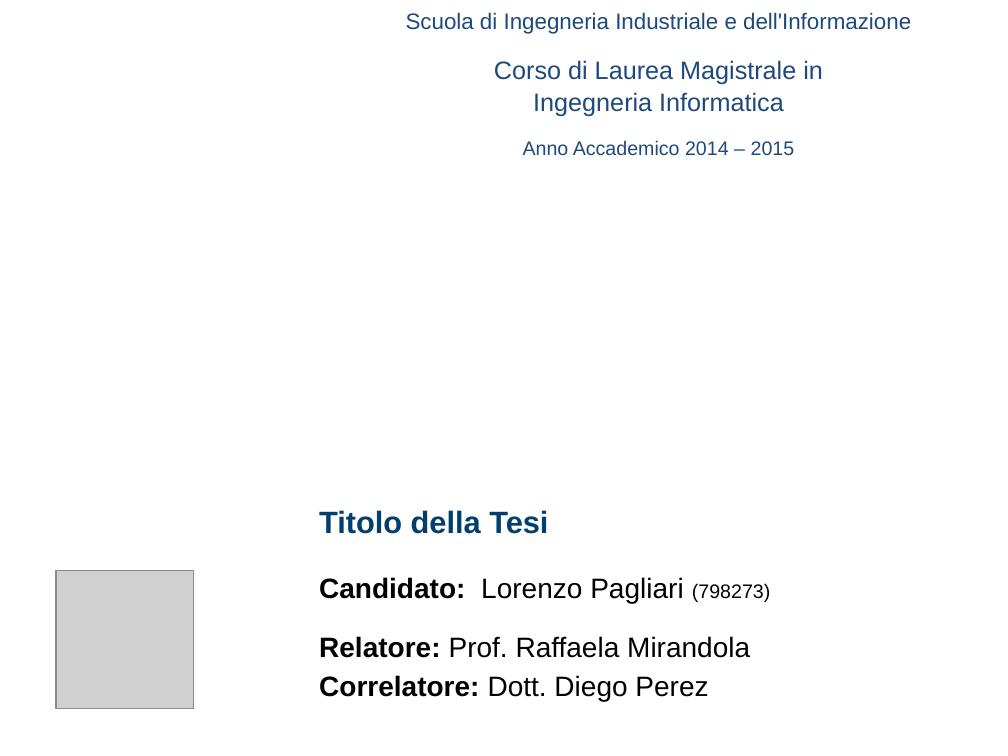
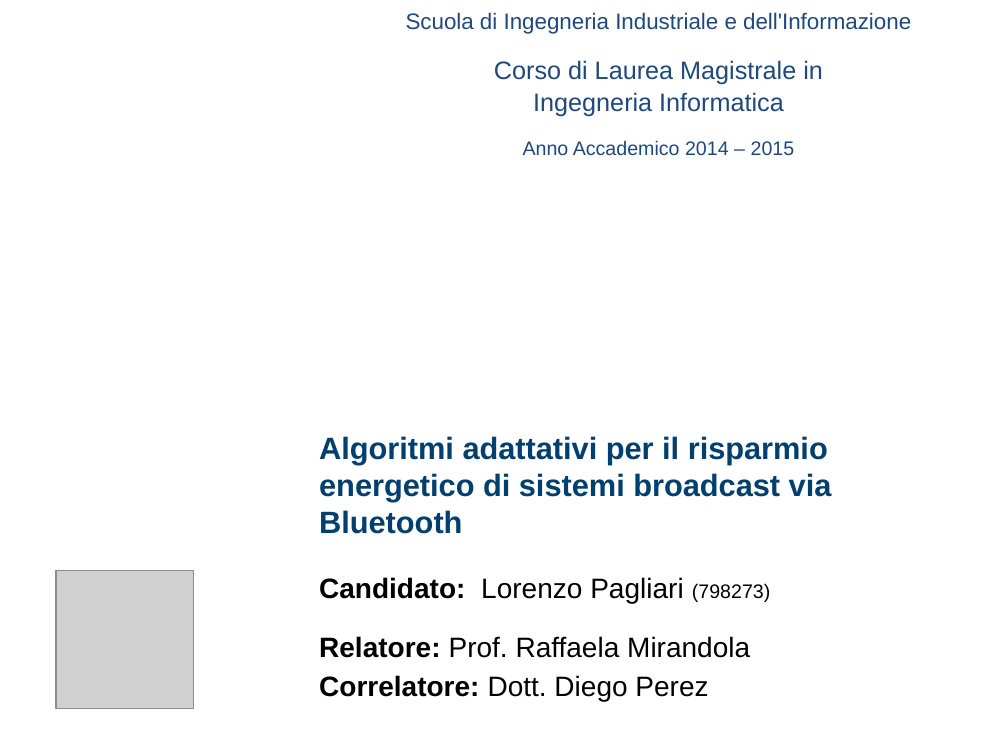
Before and after one commit to lorenzo-pagliari/Tesi, a slide deck: slide 1 of presentazione/Pagliari Lorenzo presentazione.pptx. Drawn at 1008x756 pixels with LibreOffice and Linux fonts; fonts in the diff are those of the drawing; grey boxes stand for pictures; background and template pictures are left out. Boxes give left, top, right and bottom in pixels: in the first picture for what was removed or moved away, otherwise in the second. Text is boxed around its words. In the diff, an @@ line names an element or a change of style, - is before the commit and + after.

```diff
--- a/presentazione/Pagliari Lorenzo presentazione.pptx
+++ b/presentazione/Pagliari Lorenzo presentazione.pptx
@@ title at <box>319,436,832,534</box>: text changed @@
-Titolo della Tesi
+Algoritmi adattativi per il risparmio energetico di sistemi broadcast via Bluetooth
```
Also in this commit, not shown: 14 other files.
